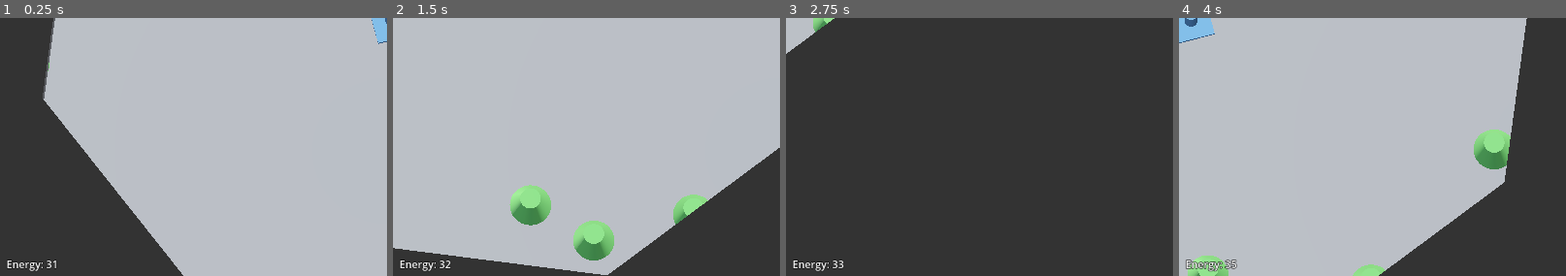
Above: before the commit, frames 1-4 (left to right).
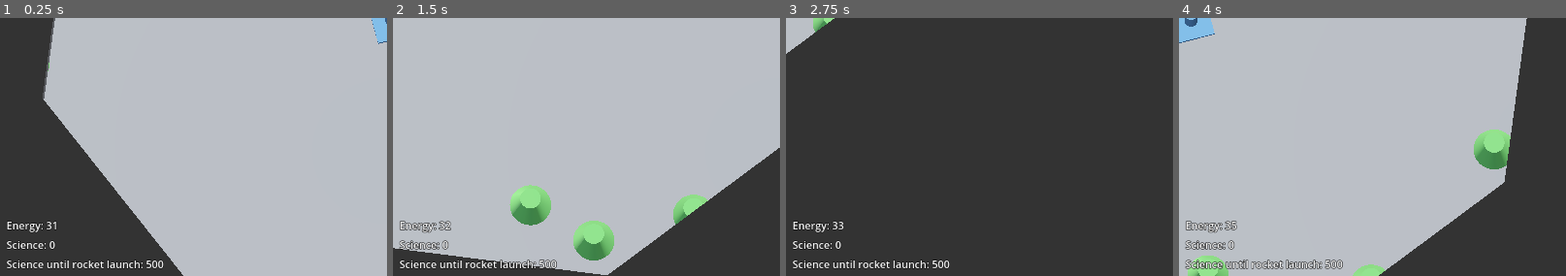
Above: after the commit, the same moments.

Repository: mcjohnalds/machine-extinction-event
Game: Godot game, scene res://main.tscn
Two runs of this game, one before a commit and one after it. Both use one fixed random seed, a clock stepped at 60 frames per second and the inputs below.
Inputs (mouse positions are % of the whole screen's width and height, from its top left):
- Up to frame 1 (0.25 s): no input
- Up to frame 2 (1.5 s): tap Enter at 0.5 s; move the mouse to (72, 45) at 0.52 s; hold D 0.53-1.28 s; tap 4 at 0.6, 1.35 s; click (72, 45) at 0.67 s; move the mouse to (30, 55) at 1.27 s; hold S from 1.28 s (still down); click (30, 55) at 1.42 s
- Up to frame 3 (2.75 s): move the mouse to (60, 28) at 2.02 s; release S at 2.03 s; hold D from 2.03 s (still down); tap 1 at 2.1 s; click (60, 28) at 2.17 s; tap 4 at 2.3 s
- Up to frame 4 (4 s): move the mouse to (45, 70) at 2.77 s; release D at 2.78 s; hold W 2.78-3.53 s; tap 2 at 2.85 s; click (45, 70) at 2.92 s; tap 4 at 3.05, 3.8 s; move the mouse to (80, 65) at 3.52 s; hold A from 3.53 s (still down); tap 3 at 3.6 s; click (80, 65) at 3.67 s
The pictures show only the part of the screen within x 0-50%, y 50-100%; the shares and areas given below are measured in that part.

The runs differ from the first frame. In frame 1, 1.1% of the frame differs, in the area x 1-43%, y 78-99%; in frame 2, 1.4%; in frame 3, 1.1%; in frame 4, 1.6%.

Commit message:
add lab

Diff:
--- /dev/null
+++ b/lab.gd
@@ -0,0 +1 @@
+class_name Lab extends Node3D
--- /dev/null
+++ b/lab.tscn
@@ -0,0 +1,16 @@
+[gd_scene load_steps=4 format=3 uid="uid://b4f4fhfvuuexk"]
+
+[ext_resource type="Script" path="res://lab.gd" id="1_fa37g"]
+[ext_resource type="Material" uid="uid://d38cmy2vgkbmb" path="res://player.tres" id="2_xrxix"]
+
+[sub_resource type="PrismMesh" id="PrismMesh_77286"]
+material = ExtResource("2_xrxix")
+size = Vector3(0.7, 0.5, 0.7)
+
+[node name="Lab" type="Node3D"]
+transform = Transform3D(1, 0, 0, 0, 1, 0, 0, 0, 1, 2.08165e-12, 2.08165e-12, 2.08165e-12)
+script = ExtResource("1_fa37g")
+
+[node name="MeshInstance3D" type="MeshInstance3D" parent="."]
+transform = Transform3D(1, 0, 0, 0, 1, 0, 0, 0, 1, 2.08165e-12, 0.25, 2.08165e-12)
+mesh = SubResource("PrismMesh_77286")
--- a/main.gd
+++ b/main.gd
@@ -3,19 +3,22 @@
 const ENEMY_SPAWN_DISTANCE_FROM_PLAYER := 20.0
 const CAMERA_SPEED := 7.0
 const TURRET_RADIUS := 6.0
-enum BuildingType {TURRET, WALL, MINE, INVALID}
+enum BuildingType {TURRET, WALL, MINE, LAB, INVALID}
 const BUILDING_ENERGY_COST = {
 	BuildingType.TURRET: 10,
 	BuildingType.WALL: 2,
 	BuildingType.MINE: 10,
+	BuildingType.LAB: 10,
 }
 const BUILDING_ENERGY_SELL_VALUE = {
 	BuildingType.TURRET: 5,
 	BuildingType.WALL: 1,
 	BuildingType.MINE: 5,
+	BuildingType.LAB: 5,
 }
 var turret_scene := preload("res://turret.tscn")
 var wall_scene := preload("res://wall.tscn")
+var lab_scene := preload("res://lab.tscn")
 var enemy_scene := preload("res://enemy.tscn")
 var tracer_scene := preload("res://tracer.tscn")
 var uranium_scene := preload("res://uranium.tscn")
@@ -27,10 +30,13 @@
 @onready var ghost_turret_ring := $Ghost/Turret/Ring as Node3D
 @onready var ghost_wall := $Ghost/Wall as Node3D
 @onready var ghost_mine := $Ghost/Mine as Node3D
+@onready var ghost_lab := $Ghost/Lab as Node3D
 @onready var launchpad := $Buildings/Launchpad as Node3D
 @onready var enemies := $Enemies as Node
 @onready var buildings := $Buildings as Node
 @onready var energy_label := $UI/EnergyLabel as Label
+@onready var science_label := $UI/ScienceLabel as Label
+@onready var science_remaining_label := $UI/ScienceRemainingLabel as Label
 @onready var tooltip_label := $UI/TooltipLabel as Label
 @onready var warning_label := $UI/WarningLabel as Control
 @onready var camera := $Camera3D as Camera3D
@@ -42,11 +48,15 @@
 var grid_to_uranium := {} # Dictionary[Vector2i, Node3D]
 var grid_to_visibility_ring := {} # Dictionary[Vector2i, Node3D]
 var energy := 30
+var science := 0
 var camera_offset := Vector3.ZERO
 var enemy_spawn_position := Vector3.ZERO
 
 
 func _ready() -> void:
+	set_science(science)
+	set_energy(energy)
+
 	camera_offset = camera.position
 	grid_to_building[Vector2i(0, 0)] = launchpad
 	ground.input_event.connect(_on_ground_input_event)
@@ -59,6 +69,7 @@
 
 	start_enemy_spawn_loop()
 	start_energy_loop()
+	start_science_loop()
 	for row in range(-1000, 1000):
 		for col in range(-1000, 1000):
 			if randf() < 0.03 and (row != 0 or col != 0):
@@ -94,6 +105,10 @@
 					building_type = BuildingType.MINE
 					hide_ghost_children()
 					ghost_mine.visible = true
+				KEY_4:
+					building_type = BuildingType.LAB
+					hide_ghost_children()
+					ghost_lab.visible = true
 				KEY_ESCAPE:
 					get_tree().quit()
 
@@ -120,6 +135,7 @@
 				var building_scene := (
 					turret_scene if building_type == BuildingType.TURRET
 					else wall_scene if building_type == BuildingType.WALL
+					else lab_scene if building_type == BuildingType.LAB
 					else mine_scene
 				)
 				var building := building_scene.instantiate() as Node3D
@@ -244,9 +260,25 @@
 		await get_tree().create_timer(1.0).timeout
 
 
+func start_science_loop() -> void:
+	while true:
+		for building in buildings.get_children():
+			if building is Lab:
+				set_science(science + 1)
+		await get_tree().create_timer(1.0).timeout
+
+
 func set_energy(new_energy: int) -> void:
 	energy = new_energy
 	energy_label.text = "Energy: %s" % energy
+
+
+func set_science(new_science: int) -> void:
+	science = new_science
+	science_label.text = "Science: %s" % science
+	science_remaining_label.text = (
+		"Science until rocket launch: %s" % maxi(0, 500 - new_science)
+	)
 
 
 func process_tooltip() -> void:
@@ -318,6 +350,7 @@
 		BuildingType.TURRET if grid_to_building[grid_coord] is Turret
 		else BuildingType.WALL if grid_to_building[grid_coord] is Wall
 		else BuildingType.MINE if grid_to_building[grid_coord] is Mine
+		else BuildingType.LAB if grid_to_building[grid_coord] is Lab
 		else BuildingType.INVALID
 	)
 	assert(building_under_mouse_type != BuildingType.INVALID)
--- a/main.tscn
+++ b/main.tscn
@@ -6,6 +6,7 @@
 [ext_resource type="Texture2D" uid="uid://dljvff4hxe2vs" path="res://dotted_circle.png" id="3_af713"]
 [ext_resource type="PackedScene" uid="uid://b8etnikxj4lia" path="res://mine.tscn" id="3_hl6ib"]
 [ext_resource type="PackedScene" uid="uid://cdl15ju1voxhk" path="res://turret.tscn" id="4_xti8w"]
+[ext_resource type="PackedScene" uid="uid://b4f4fhfvuuexk" path="res://lab.tscn" id="6_ifdmr"]
 
 [sub_resource type="ProceduralSkyMaterial" id="ProceduralSkyMaterial_hfirg"]
 sky_horizon_color = Color(0.64625, 0.65575, 0.67075, 1)
@@ -86,6 +87,10 @@
 [node name="Mine" parent="Ghost" instance=ExtResource("3_hl6ib")]
 visible = false
 
+[node name="Lab" parent="Ghost" instance=ExtResource("6_ifdmr")]
+transform = Transform3D(1, 0, 0, 0, 1, 0, 0, 0, 1, 0, 2.08165e-12, 2.08165e-12)
+visible = false
+
 [node name="Enemies" type="Node" parent="."]
 
 [node name="Buildings" type="Node" parent="."]
@@ -106,10 +111,24 @@
 
 [node name="EnergyLabel" type="Label" parent="UI"]
 offset_left = 10.0
+offset_top = 710.0
+offset_right = 90.0
+offset_bottom = 733.0
+text = "Energy: 0"
+
+[node name="ScienceLabel" type="Label" parent="UI"]
+offset_left = 10.0
+offset_top = 740.0
+offset_right = 90.0
+offset_bottom = 763.0
+text = "Science: 0"
+
+[node name="ScienceRemainingLabel" type="Label" parent="UI"]
+offset_left = 10.0
 offset_top = 770.0
-offset_right = 90.0
+offset_right = 248.0
 offset_bottom = 793.0
-text = "Energy: 0"
+text = "Science until rocket launch: 0"
 
 [node name="TooltipLabel" type="Label" parent="UI"]
 visible = false
Not shown: 1 places in main.tscn that only renumber resources
